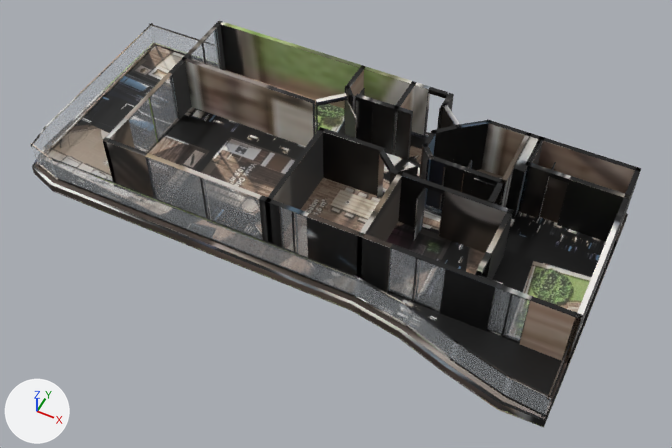
What one commit did to the glTF model _bake/glb/kent-45/model.glb.
The view is the same before and after, from a 50 mm camera at (10.9, -20.2, 24.2) aimed at (1.2, -0.7, -0.1). Arrows for +X, +Y and +Z are at lower left; the lights stay in place. The older version comes first. Where no turn or scale is listed for an object, it has been applied to the vertices. Vertices at exactly the same position are counted once.
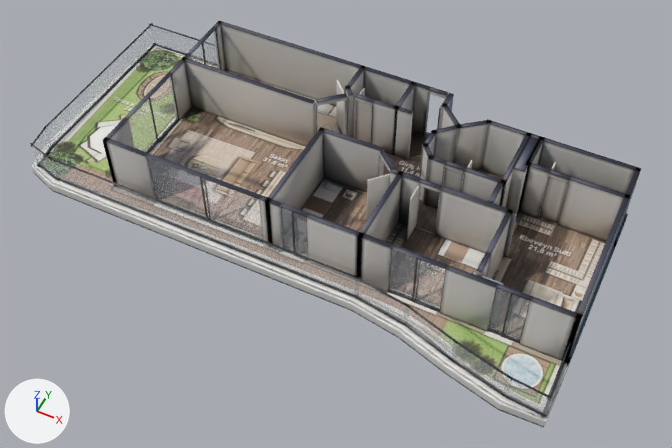
What differs and where, as boxes (x1, y1, x2, y2) in the pictures (672 x 448 px; the box of a moved part takes in the faces that stretch with it):
'Mesh_0', surface changed, reshaped (black to grey)
    both: (30, 21, 641, 427)
part 1 of me_mesh_0, moved or reshaped
    before: (422, 187, 427, 226)
    after: (416, 185, 421, 225)
part 2 of me_mesh_0, moved or reshaped
    before: (439, 196, 444, 234)
    after: (435, 192, 441, 235)
part 3 of me_mesh_0, moved or reshaped
    before: (346, 88, 556, 253)
    after: (337, 80, 556, 257)
part 4 of me_mesh_0, moved or reshaped
    both: (478, 275, 503, 285)
part 5 of me_mesh_0, surface changed (black to grey)
    both: (30, 23, 638, 427)

Edits to the bpy script that builds the scene:
```text
Change mat_baked:
    where n3 = _N.new('ShaderNodeMapping'); n3.name = 'Mapping'
    n3.inputs[1].default_value: (0.00123, -14.97, 0.0) -> (0.00152, -14.96, 0.0)  # 'Location'
    n3.inputs[3].default_value: (12.32, 15.96, 1.0) -> (13.0, 15.96, 1.0)  # 'Scale'
Change me_mesh_0:
    where me_mesh_0.from_pydata(...)  # 3210 vertices, 5788 faces; spans x 0.0..20.6, y -10.0..0.0, z 0.0..2.6
    used by ob_mesh_0; location = (-10.33, 4.99, -0.36)
    me_mesh_0 part 1: the loose piece of 8 vertices spanning x 14.3, y -4.7..-4.5, z 0.4..2.5 is moved by (-0.2, 0.0, 0.0)
    me_mesh_0 part 2: the loose piece of 8 vertices spanning x 15.0, y -4.7..-4.5, z 0.4..2.5 is moved by (-0.1, 0.0, 0.0)
    me_mesh_0 part 3: 324 of 3210 vertices moved; they spanned x 10.0..17.8, y -5.3..-0.2, z 0.4..2.6 and now span x 9.3..17.8, y -5.4..-0.2, z 0.4..2.6; mean shift (-0.1, -0.1, 0.0); largest move (10.8, -2.6, 0.4) -> (9.3, -1.0, 2.4)
    me_mesh_0 part 4: 25 of 3210 vertices moved; they spanned x 17.2..18.0, y -7.4..-7.3, z 0.4..2.4 and now span x 17.2..18.0, y -7.4..-7.3, z 0.4..2.4; mean shift (0.0, 0.0, 0.0); largest move (17.2, -7.4, 0.4) -> (18.0, -7.4, 2.4)
    me_mesh_0 part 5: 2597 kept faces spanning x 0.0..20.6, y -10.0..0.0, z 0.0..2.6 get new texture (UV) coordinates
```
